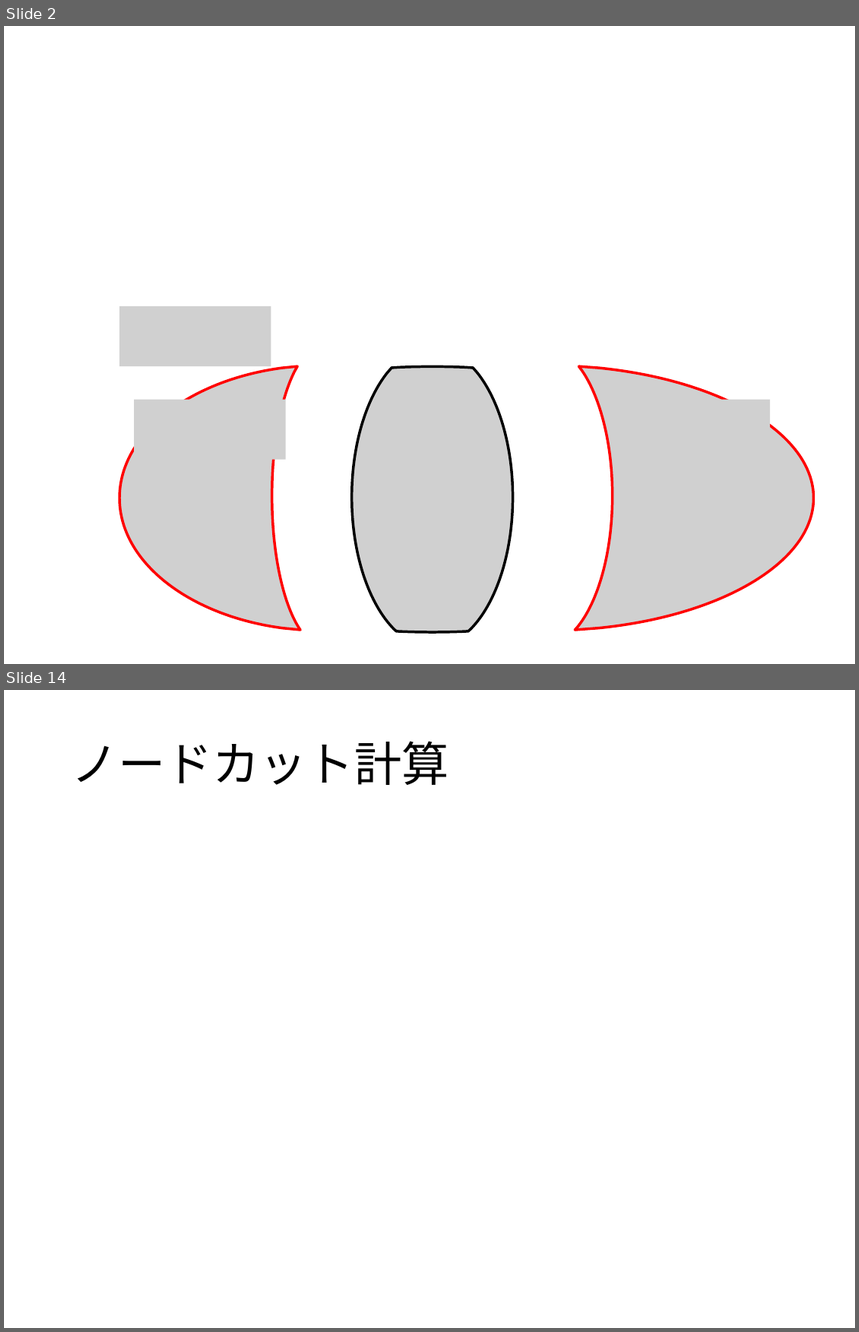
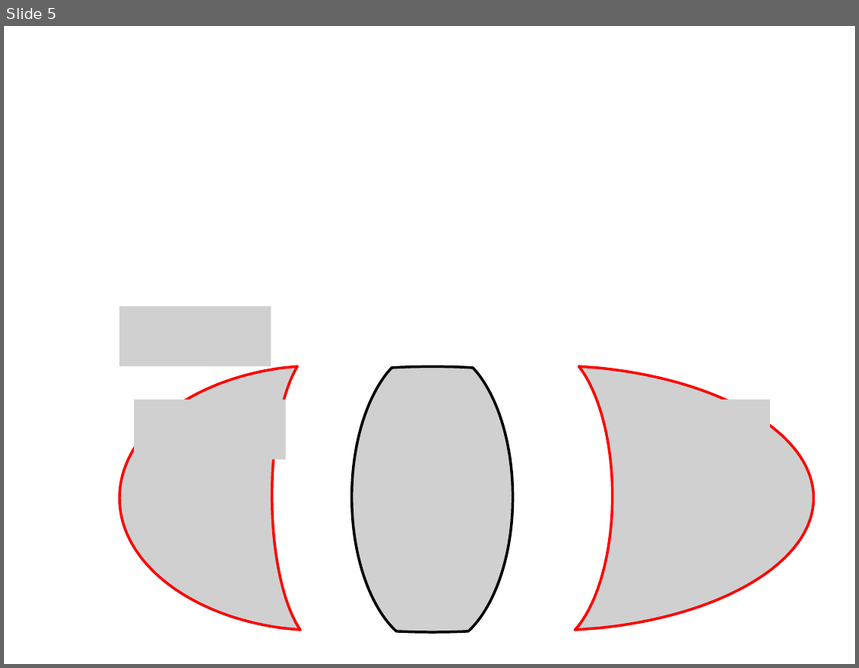
Before and after one commit to ssmr0410/share, a slide deck: slide/mizutani_pre.pptx. Shown one above the other, each under a label of ours: slides 2 and 14 before the commit, slide 5 after it; the slides between them are not shown. The pictures are 859x1332 and 859x668 pixels, drawn with LibreOffice and Linux fonts; fonts in the diff are those of the drawing; grey boxes stand for pictures. Boxes give left, top, right and bottom in pixels: in the first picture for what was removed or moved away, otherwise in the second. Text is boxed around its words. In the diff, an @@ line names an element or a change of style, - is before the commit and + after.

```diff
--- a/slide/mizutani_pre.pptx
+++ b/slide/mizutani_pre.pptx
@@ slide 14 removed at (4, 690, 855, 1328), background #FFFFFF @@
@@ title removed at (71, 741, 449, 785) @@
-ノードカット計算
@@ what was slide 2 is now slide 5 @@
```
Also in this commit, not shown: 8 slides changed, 6 slides added, 4 other slides removed, 1 other file.
